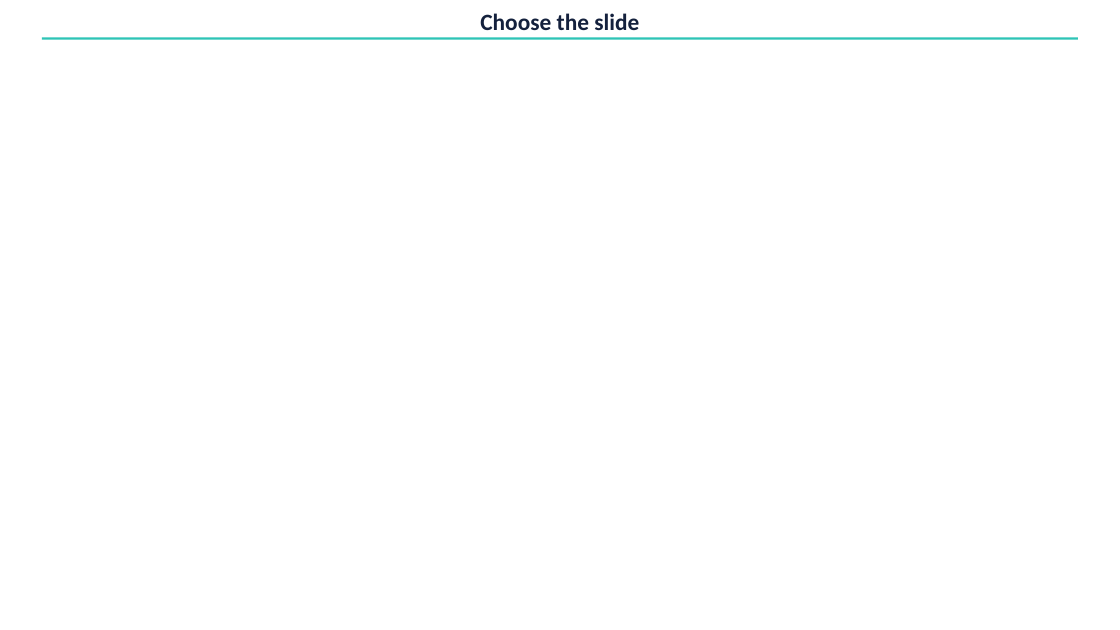
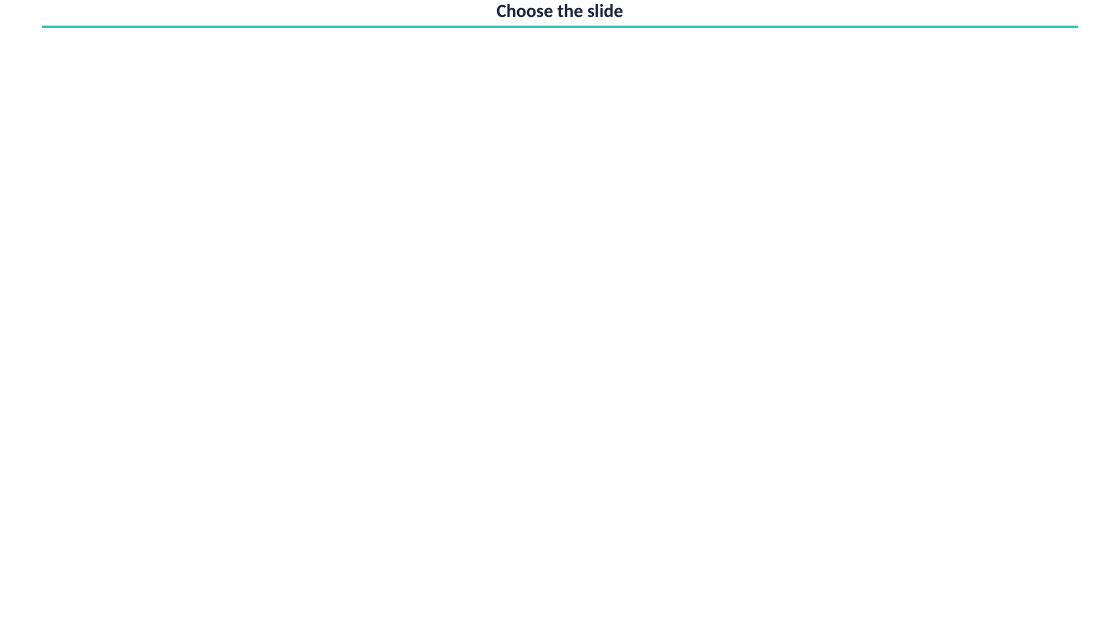
Before and after one commit to bendiksdaniels/plsfix, a slide deck: slide 2 of demo/deck/pls,fix Demo Deck.pptx. Drawn at 1120x630 pixels with LibreOffice and Linux fonts; fonts in the diff are those of the drawing. Boxes give left, top, right and bottom in pixels: in the first picture for what was removed or moved away, otherwise in the second. Text is boxed around its words. In the diff, an @@ line names an element or a change of style, - is before the commit and + after.

```diff
--- a/demo/deck/pls,fix Demo Deck.pptx
+++ b/demo/deck/pls,fix Demo Deck.pptx
@@ title "Choose the slide": place and size @@
-title "Choose the slide" at <box>480,13,639,30</box>
+title "Choose the slide" at <box>497,4,623,17</box>
@@ title "Choose the slide" at <box>497,4,623,17</box>: size 20 to 16 pt @@
@@ rectangle: place and size @@
-rectangle at <box>42,37,1078,39</box>
+rectangle at <box>42,26,1078,29</box>
```
Also in this commit, not shown: 3 other slides changed, 1 other file.
